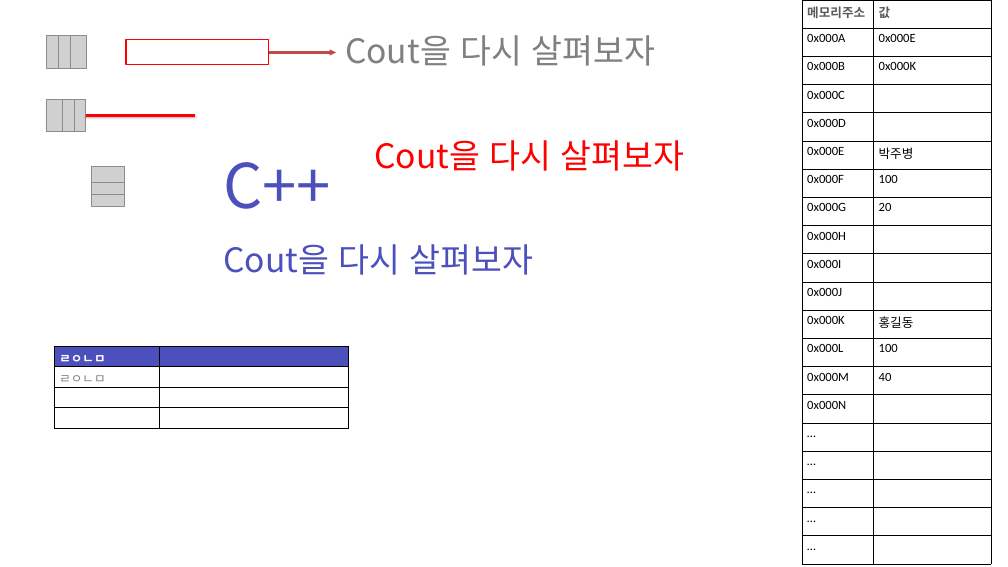
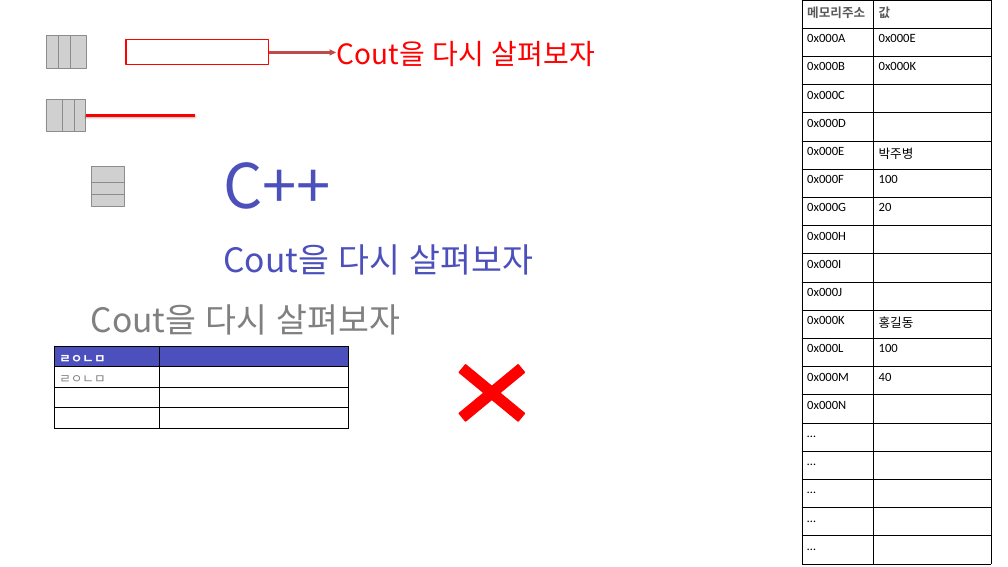
Before and after one commit to zest132/JavaLecture, a slide deck: slide 1 of JavaLecture/LectureFile/샘플.pptx. Drawn at 1008x567 pixels with LibreOffice and Linux fonts; fonts in the diff are those of the drawing; grey boxes stand for pictures. Boxes give left, top, right and bottom in pixels: in the first picture for what was removed or moved away, otherwise in the second. Text is boxed around its words. In the diff, an @@ line names an element or a change of style, - is before the commit and + after.

```diff
--- a/JavaLecture/LectureFile/샘플.pptx
+++ b/JavaLecture/LectureFile/샘플.pptx
@@ text "Cout을 다시 살펴보자" moved from (x1=375, y1=140, x2=685, y2=171) to (x1=337, y1=41, x2=595, y2=67) @@
@@ text "Cout을 다시 살펴보자" at (x1=337, y1=41, x2=595, y2=67): size 48 to 40 pt @@
@@ text "Cout을 다시 살펴보자" moved from (x1=345, y1=35, x2=655, y2=66) to (x1=91, y1=304, x2=401, y2=335) @@
@@ cross added at (x1=435, y1=346, x2=548, y2=440), fill #FF0000, outline #FF0000 2 pt @@
```
Also in this commit, not shown: 4 other files.
